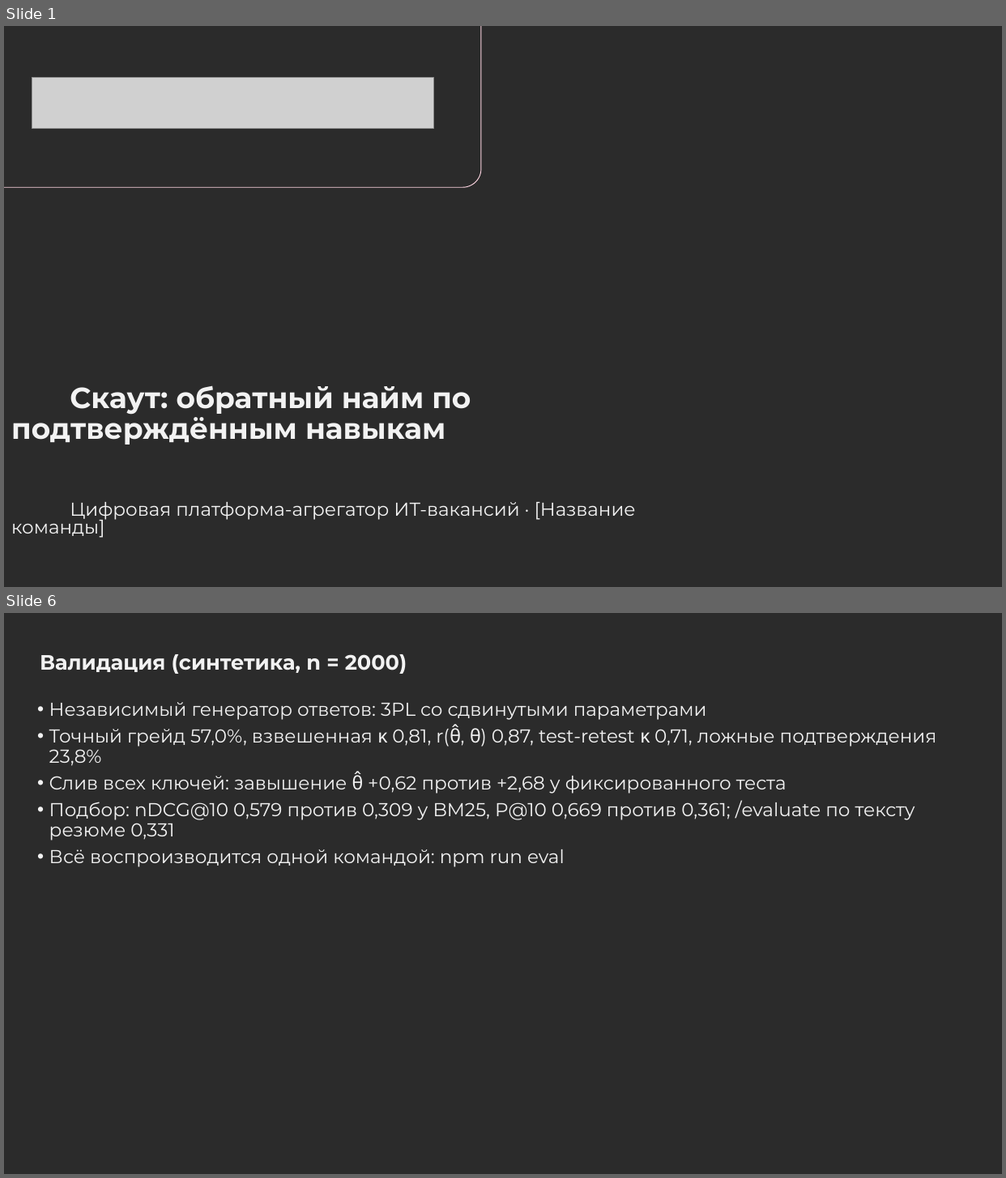
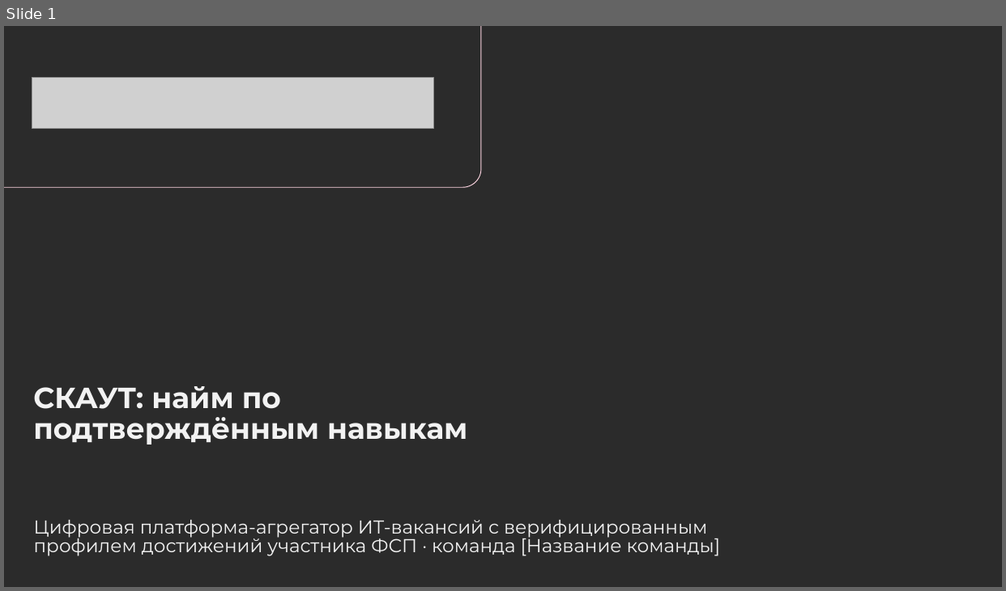
Before and after one commit to Egor2809/fsp-scout, a slide deck: docs/scout-presentation.pptx. Shown one above the other, each under a label of ours: slides 1 and 6 before the commit, slide 1 after it; the slides between them are not shown. The pictures are 1006x1178 and 1006x591 pixels, drawn with LibreOffice and Linux fonts; fonts in the diff are those of the drawing; grey boxes stand for pictures; background and template pictures are left out; a plain dark background stands for a picture behind light text. Boxes give left, top, right and bottom in pixels: in the first picture for what was removed or moved away, otherwise in the second. Text is boxed around its words. In the diff, an @@ line names an element or a change of style, - is before the commit and + after.

```diff
--- a/docs/scout-presentation.pptx
+++ b/docs/scout-presentation.pptx
@@ slide 6 removed at bbox=[4, 613, 1002, 1174], background picture (left out) @@
@@ title removed at bbox=[40, 654, 407, 674] @@
-Валидация (синтетика, n = 2000)
@@ text removed at bbox=[49, 702, 937, 867] @@
-• Независимый генератор ответов: 3PL со сдвинутыми параметрами
-• Точный грейд 57,0%, взвешенная κ 0,81, r(θ̂, θ) 0,87, test-retest κ 0,71, ложные подтверждения 23,8%
-• Слив всех ключей: завышение θ̂ +0,62 против +2,68 у фиксированного теста
-• Подбор: nDCG@10 0,579 против 0,309 у BM25, P@10 0,669 против 0,361; /evaluate по тексту резюме 0,331
-• Всё воспроизводится одной командой: npm run eval
@@ slide 1 changed as well @@
@@ title at bbox=[33, 386, 467, 445]: text changed @@
-Скаут: обратный найм по подтверждённым навыкам
+СКАУТ: найм по подтверждённым навыкам
@@ text at bbox=[34, 520, 720, 557]: text changed @@
-Цифровая платформа-агрегатор ИТ-вакансий · [Название команды]
+Цифровая платформа-агрегатор ИТ-вакансий с верифицированным профилем достижений участника ФСП · команда [Название команды]
```
Also in this commit, not shown: 2 other slides changed, 12 slides added, 7 other slides removed, 2 other files.
